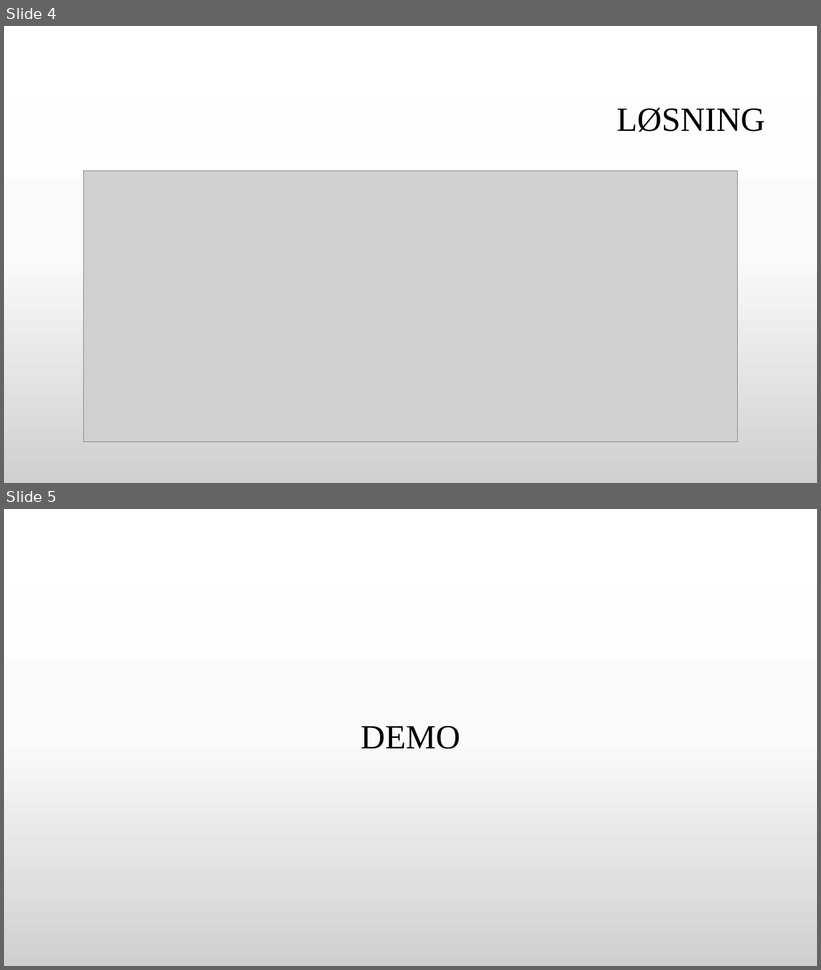
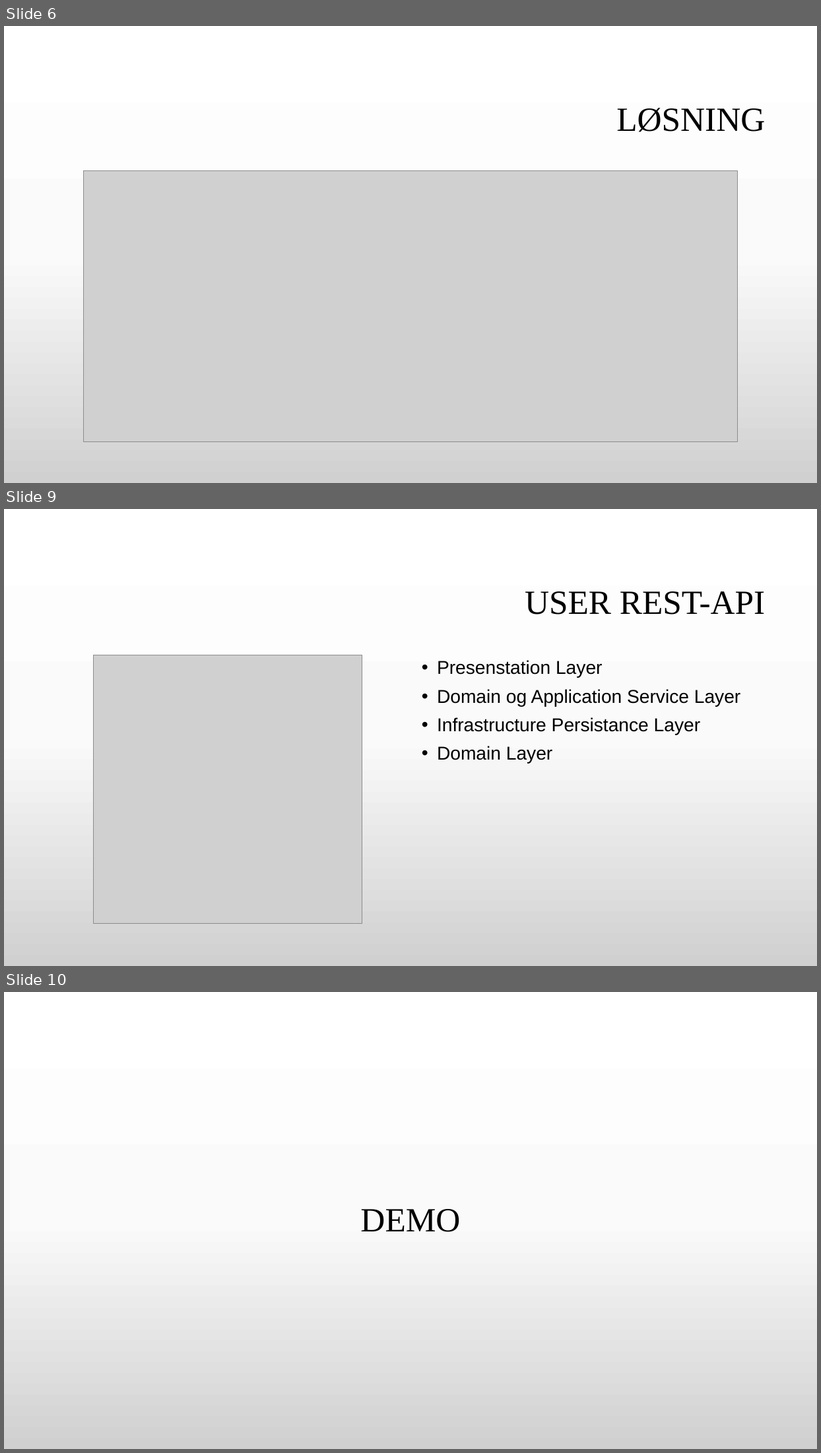
Before and after one commit to GitDeveloperBel/Kafka, a slide deck: presentation.pptx. Shown one above the other, each under a label of ours: slides 4 and 5 before the commit, slides 6, 9 and 10 after it; the slides between them are not shown. The pictures are 821x970 and 821x1453 pixels, drawn with LibreOffice and Linux fonts; fonts in the diff are those of the drawing; grey boxes stand for pictures; background and template pictures are left out. Boxes give left, top, right and bottom in pixels: in the first picture for what was removed or moved away, otherwise in the second. Text is boxed around its words. In the diff, an @@ line names an element or a change of style, - is before the commit and + after.

```diff
--- a/presentation.pptx
+++ b/presentation.pptx
@@ slide 9 added at (4, 509, 817, 966), background gradient #FFFFFF to #FBFBFB to #D1D1D1 @@
@@ title added at (525, 591, 765, 615), 40 pt, text #000000 @@
+USER REST-API
@@ picture added at (94, 656, 362, 923) @@
@@ text added at (437, 660, 741, 764), 22 pt, text #000000 @@
+• Presenstation Layer
+• Domain og Application Service Layer
+• Infrastructure Persistance Layer
+• Domain Layer
@@ what was slide 4 is now slide 6 @@
@@ what was slide 5 is now slide 10 @@
```
Also in this commit, not shown: 7 slides changed, 11 other slides added, 2 slides removed, 9 other files.
